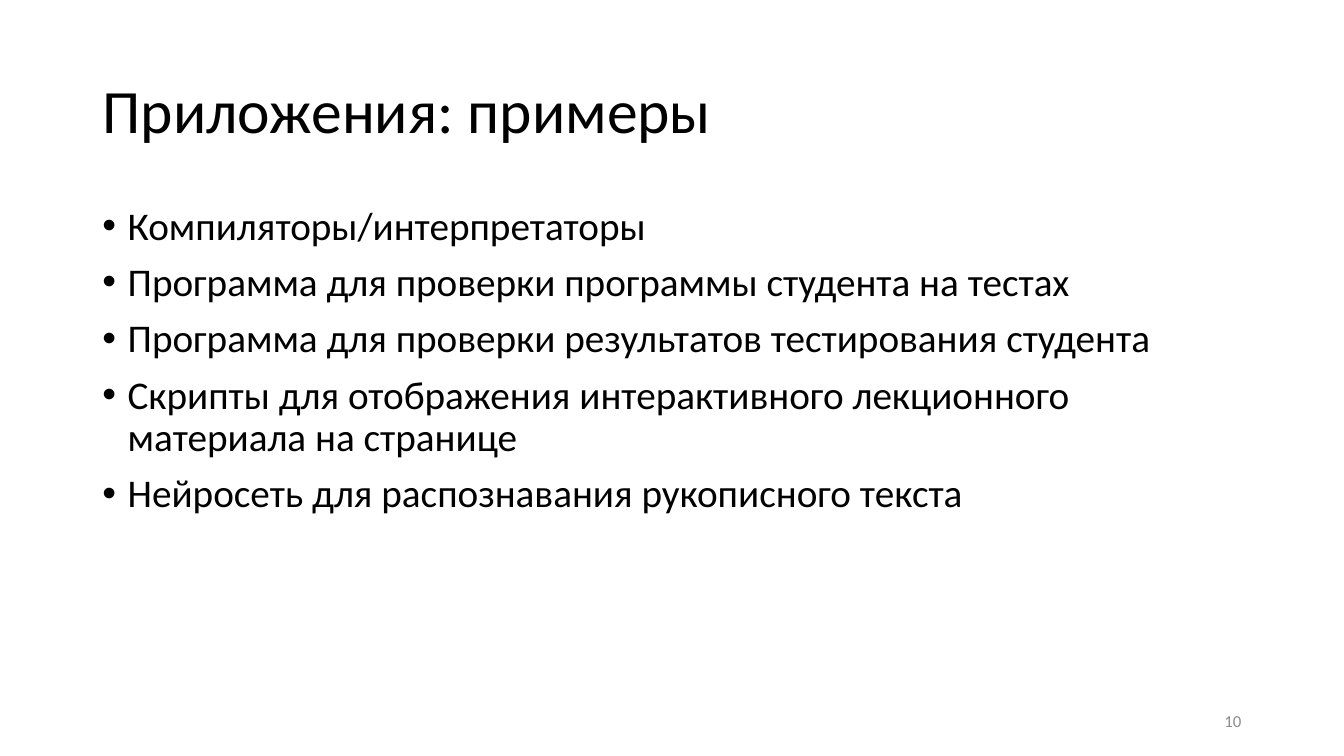
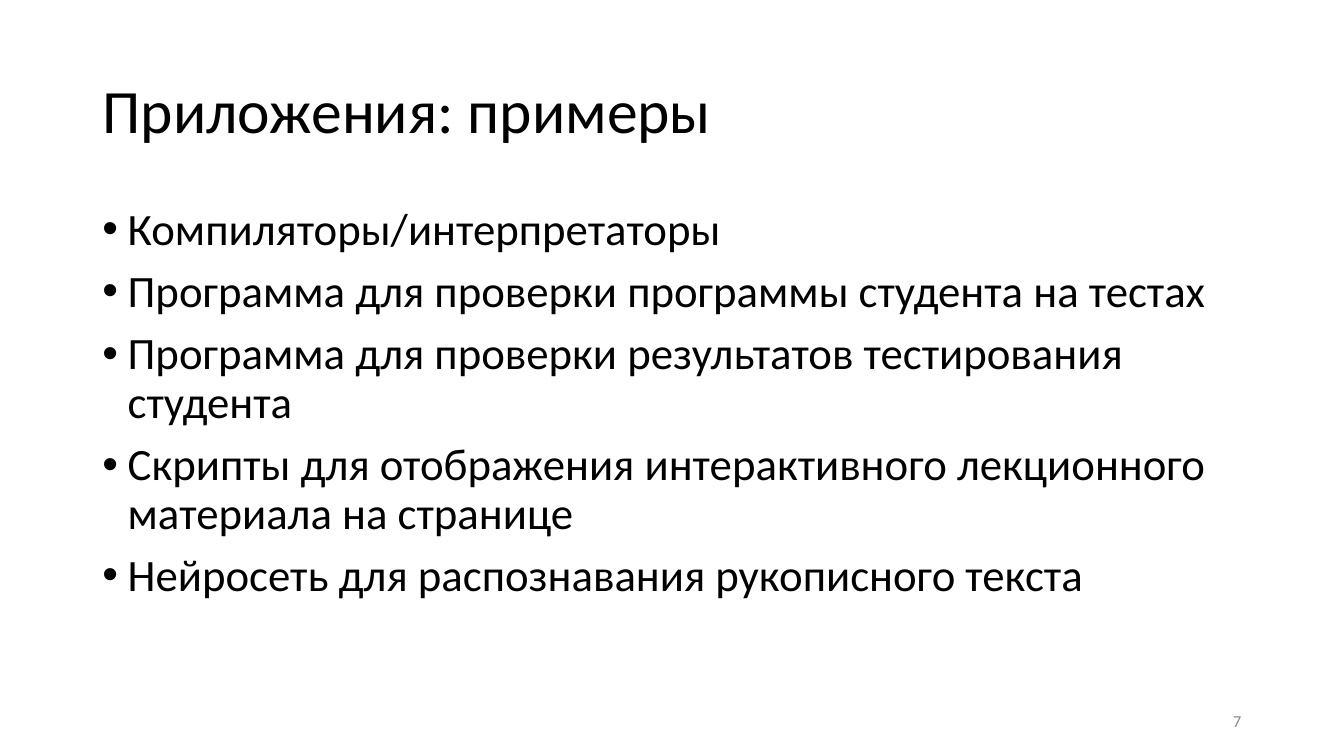
Before and after one commit to KerkDovan/GPO, a slide deck: slide 7 of Конференции/Международная научно-практическая конференция -Электронные средства и системы управления-/Выступление/Презентация.pptx (slide 10 before the commit). Drawn at 1344x756 pixels with LibreOffice and Linux fonts; fonts in the diff are those of the drawing. Boxes give left, top, right and bottom in pixels: in the first picture for what was removed or moved away, otherwise in the second. Text is boxed around its words. In the diff, an @@ line names an element or a change of style, - is before the commit and + after.

```diff
--- a/Конференции/Международная научно-практическая конференция -Электронные средства и системы управления-/Выступление/Презентация.pptx
+++ b/Конференции/Международная научно-практическая конференция -Электронные средства и системы управления-/Выступление/Презентация.pptx
@@ text "Компиляторы/интерпретаторы" at box(128, 214, 1205, 599): size 28 to 32 pt @@
@@ page number at box(1233, 716, 1241, 727): text changed @@
-10
+7
```
Also in this commit, not shown: 6 other slides changed, 3 slides removed, 3 other files.
